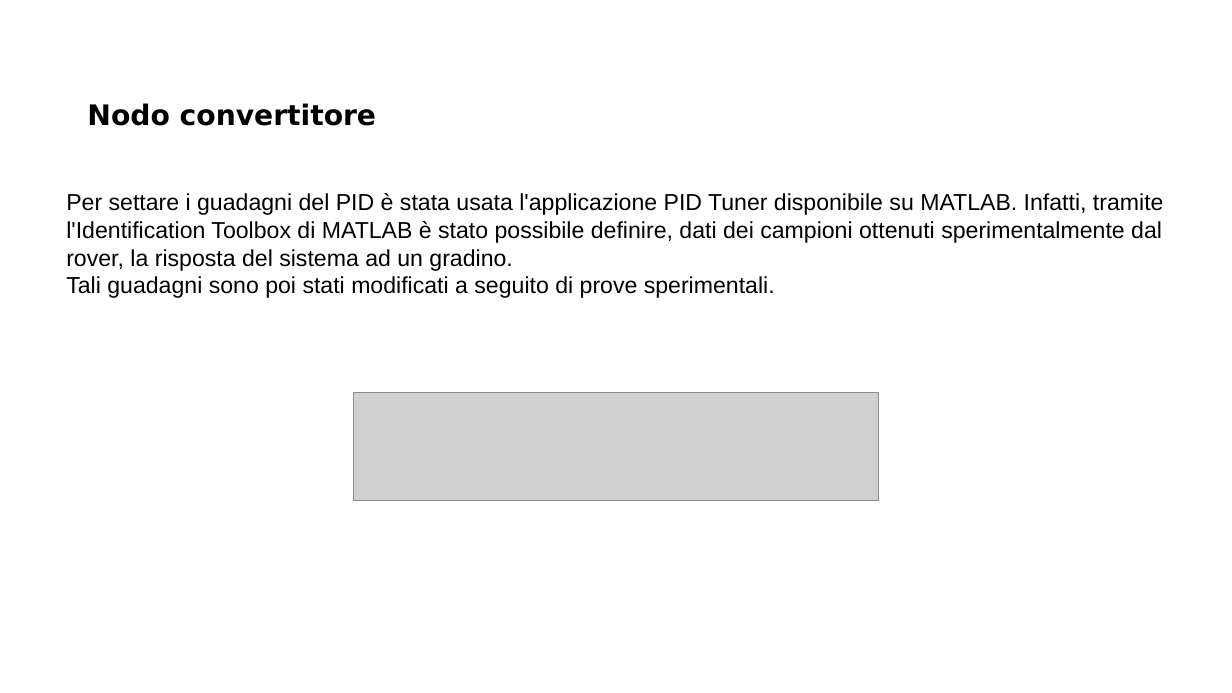
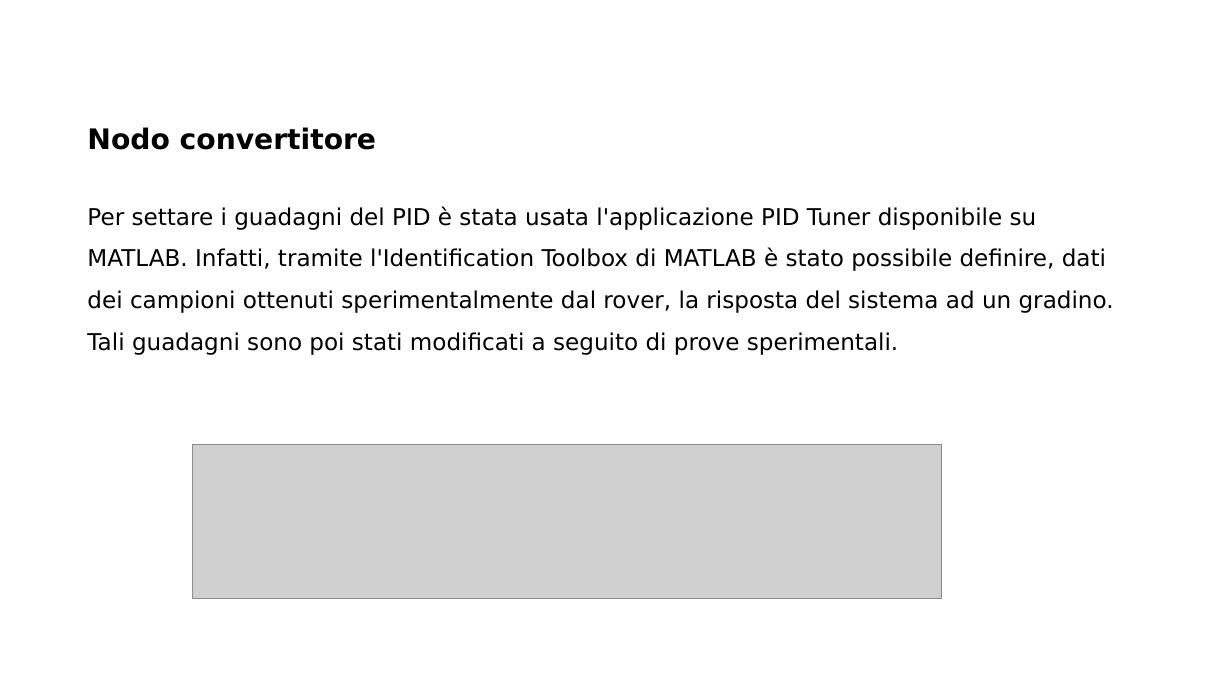
Before and after one commit to MarcoMinarelli/Rover_LabAuto, a slide deck: slide 13 of Presentazione LabAuto.pptx. Drawn at 1232x693 pixels with LibreOffice and Linux fonts; fonts in the diff are those of the drawing; grey boxes stand for pictures; background and template pictures are left out. Boxes give left, top, right and bottom in pixels: in the first picture for what was removed or moved away, otherwise in the second. Text is boxed around its words. In the diff, an @@ line names an element or a change of style, - is before the commit and + after.

```diff
--- a/Presentazione LabAuto.pptx
+++ b/Presentazione LabAuto.pptx
@@ title "Nodo convertitore": place and size @@
-title "Nodo convertitore" at [87,103,376,126]
+title "Nodo convertitore" at [87,127,376,150]
@@ text "Per settare i guadagni del ...": place and size @@
-text "Per settare i guadagni del ..." at [66,193,1164,298]
+text "Per settare i guadagni del ..." at [87,206,1114,355]
@@ text "Per settare i guadagni del ..." at [87,206,1114,355]: font Arial to DejaVu Sans; line spacing 1 to 1.5 @@
@@ picture: place and size @@
-picture at [353,393,879,501]
+picture at [192,445,941,598]
```
Also in this commit, not shown: 9 other slides changed.
